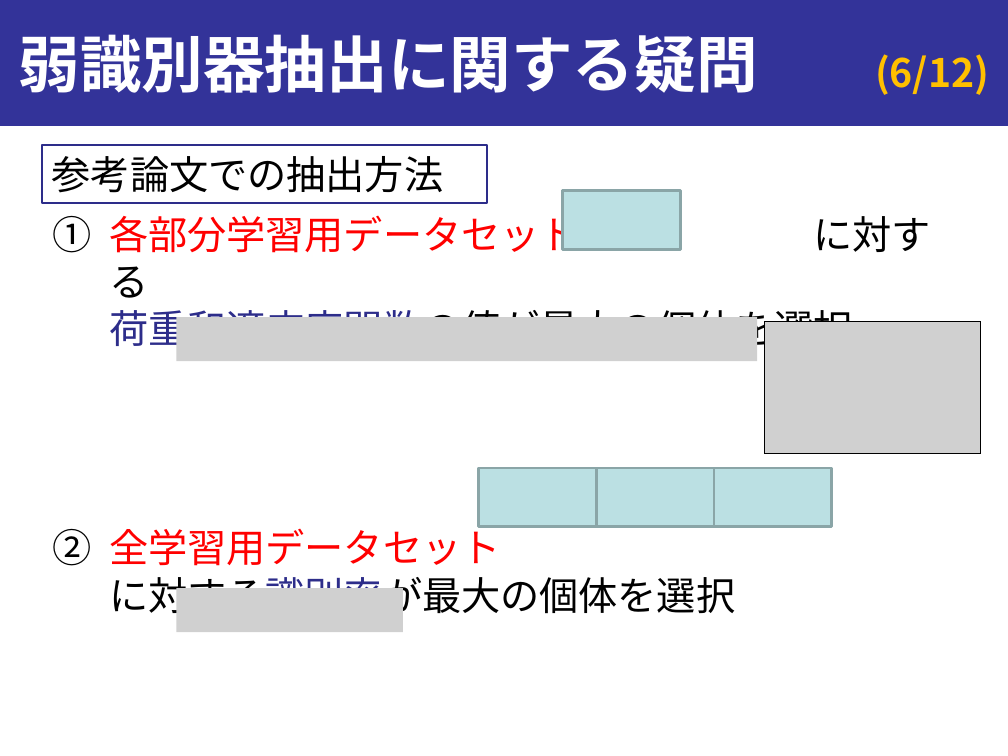
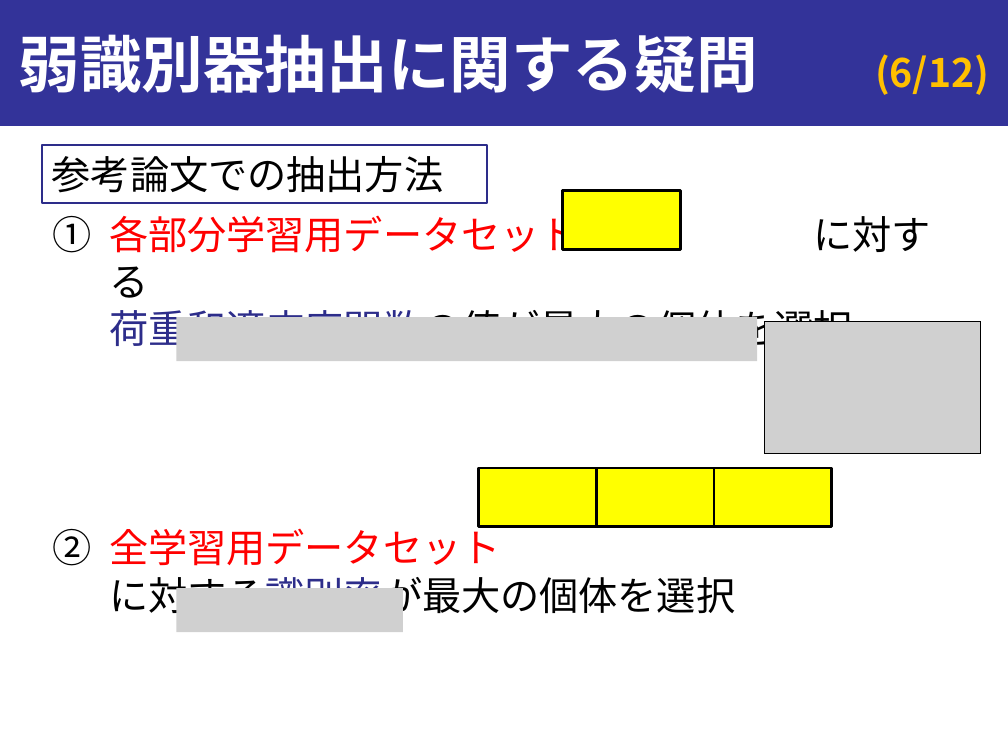
Before and after one commit to onikUone/Junior, a slide deck: slide 6 of 進捗報告_第1回_20190108.pptx. Drawn at 1008x756 pixels with LibreOffice and Linux fonts; fonts in the diff are those of the drawing; grey boxes stand for pictures. Boxes give left, top, right and bottom in pixels: in the first picture for what was removed or moved away, otherwise in the second. Text is boxed around its words. In the diff, an @@ line names an element or a change of style, - is before the commit and + after.

```diff
--- a/進捗報告_第1回_20190108.pptx
+++ b/進捗報告_第1回_20190108.pptx
@@ fill #BBE0E3 to #FFFF00; outline #8AA6A8 2 pt to #000000 2 pt in 4 elements at [562, 191, 680, 249], [479, 468, 597, 526], [597, 468, 715, 526], [714, 468, 832, 526] @@
```
Also in this commit, not shown: 3 other slides changed.
